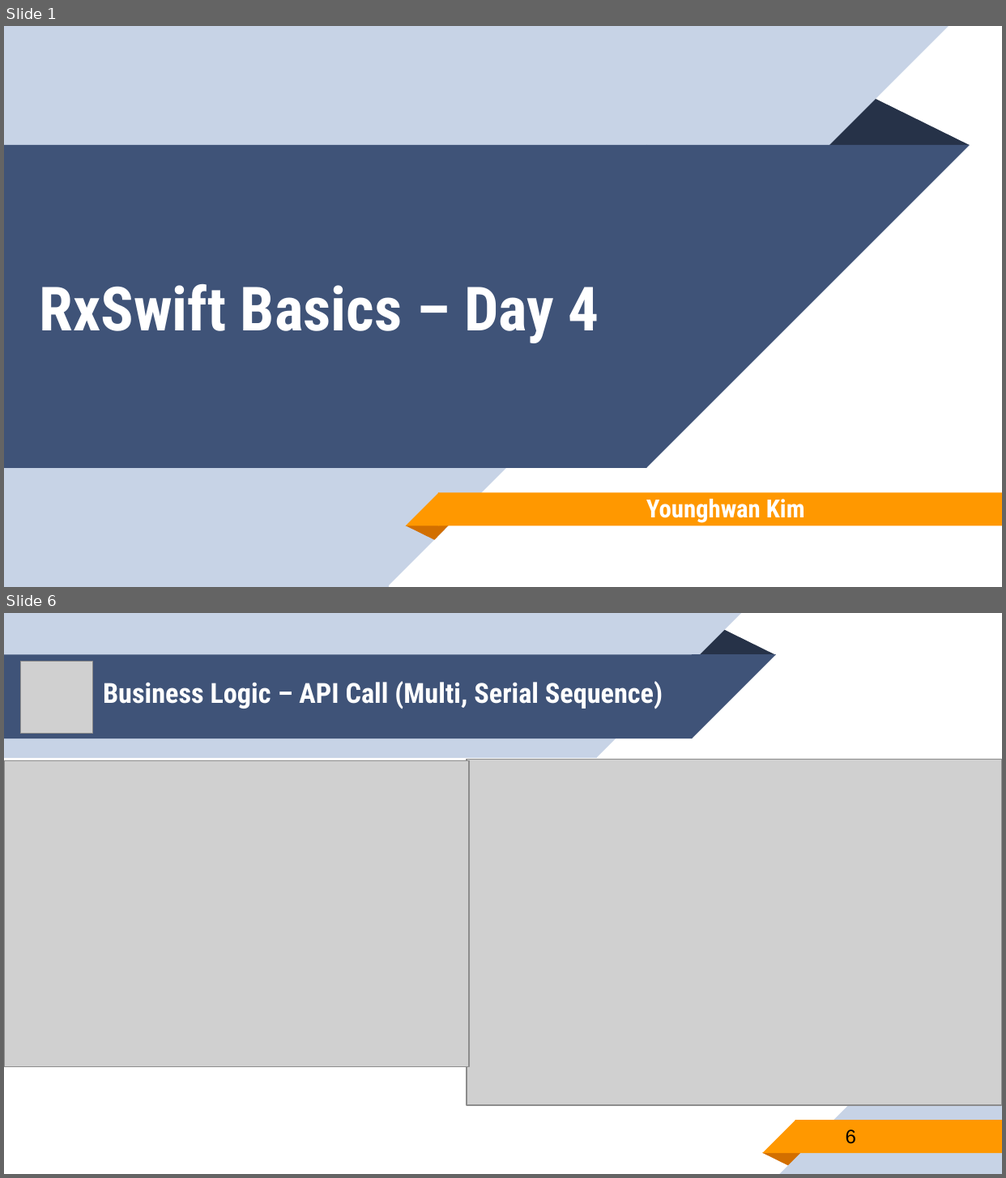
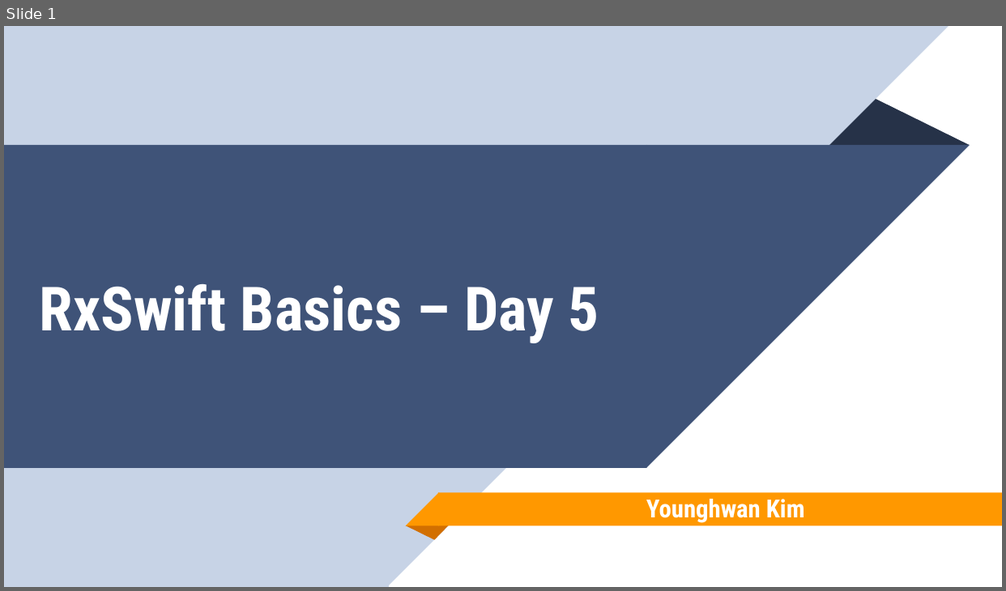
Before and after one commit to younghwankim/RxSwiftClass, a slide deck: RxSwiftBasics/day5/RxSwiftBasics5.pptx. Shown one above the other, each under a label of ours: slides 1 and 6 before the commit, slide 1 after it; the slides between them are not shown. The pictures are 1006x1178 and 1006x591 pixels, drawn with LibreOffice and Linux fonts; fonts in the diff are those of the drawing; grey boxes stand for pictures. Boxes give left, top, right and bottom in pixels: in the first picture for what was removed or moved away, otherwise in the second. Text is boxed around its words. In the diff, an @@ line names an element or a change of style, - is before the commit and + after.

```diff
--- a/RxSwiftBasics/day5/RxSwiftBasics5.pptx
+++ b/RxSwiftBasics/day5/RxSwiftBasics5.pptx
@@ slide 6 removed at (4, 613, 1002, 1174), background #FFFFFF @@
@@ picture removed at (21, 661, 94, 734) @@
@@ group removed at (4, 613, 775, 758): 2 rectangles, 2 right triangles, 1 triangle @@
@@ title removed at (103, 681, 663, 709) @@
-Business Logic – API Call (Multi, Serial Sequence)
@@ picture removed at (4, 760, 469, 1067) @@
@@ picture removed at (466, 759, 1001, 1105) @@
@@ group removed at (762, 1101, 1002, 1174): 2 rectangles, 2 right triangles, 1 triangle @@
@@ page number removed at (846, 1130, 856, 1144) @@
-6
@@ slide 1 changed as well @@
@@ title at (40, 284, 599, 344): text changed @@
-RxSwift Basics – Day 4
+RxSwift Basics – Day 5
```
Also in this commit, not shown: 1 slide added, 4 other slides removed, 17 other files.
